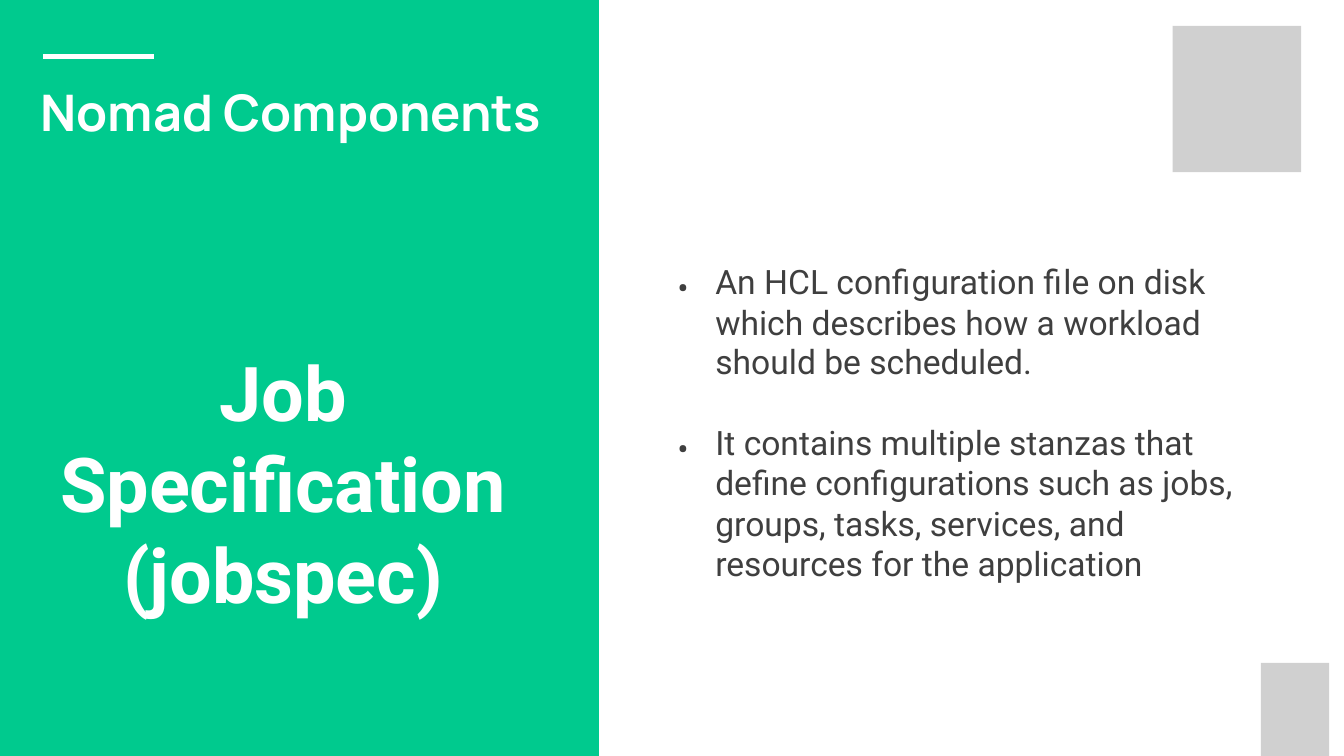
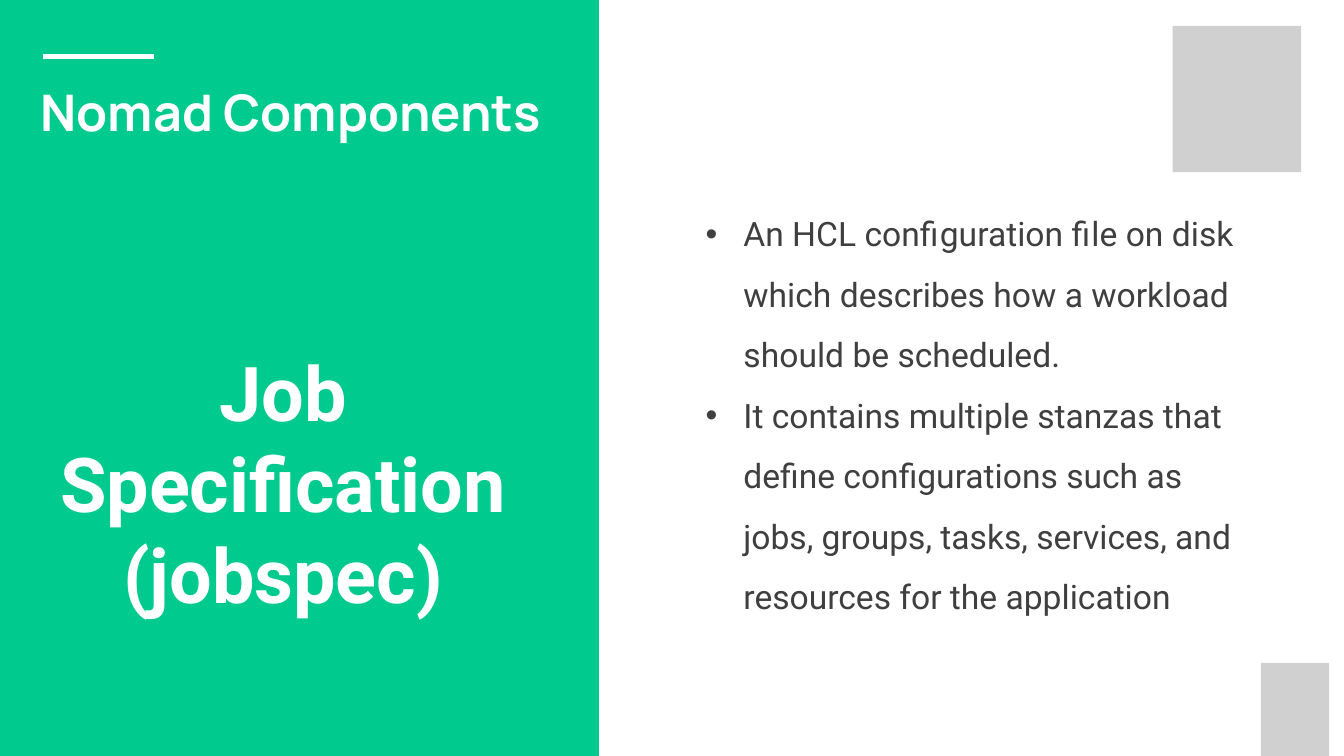
Before and after one commit to sahil7879/nomad-training, a slide deck: slide 9 of 1-Nomad+Introduction.pptx. Drawn at 1344x756 pixels with LibreOffice and Linux fonts; fonts in the diff are those of the drawing; grey boxes stand for pictures; background and template pictures are left out. Boxes give left, top, right and bottom in pixels: in the first picture for what was removed or moved away, otherwise in the second. Text is boxed around its words. In the diff, an @@ line names an element or a change of style, - is before the commit and + after.

```diff
--- a/1-Nomad+Introduction.pptx
+++ b/1-Nomad+Introduction.pptx
@@ text at [743, 220, 1234, 616]: text changed @@
-An HCL configuration file on disk which describes how a workload
+• An HCL configuration file on disk which describes how a workload should be scheduled.
+• It contains multiple stanzas that define configurations such as jobs, groups, tasks, services, and resources for the application
@@ text removed at [678, 260, 690, 306] @@
-•
@@ text removed at [715, 349, 1032, 375] @@
-should be scheduled.
@@ text removed at [678, 421, 690, 467] @@
-•
@@ text removed at [715, 430, 1232, 583] @@
-It contains multiple stanzas that define configurations such as jobs, groups, tasks, services, and resources for the application
```
Also in this commit, not shown: 16 other slides changed, 2 other files.
